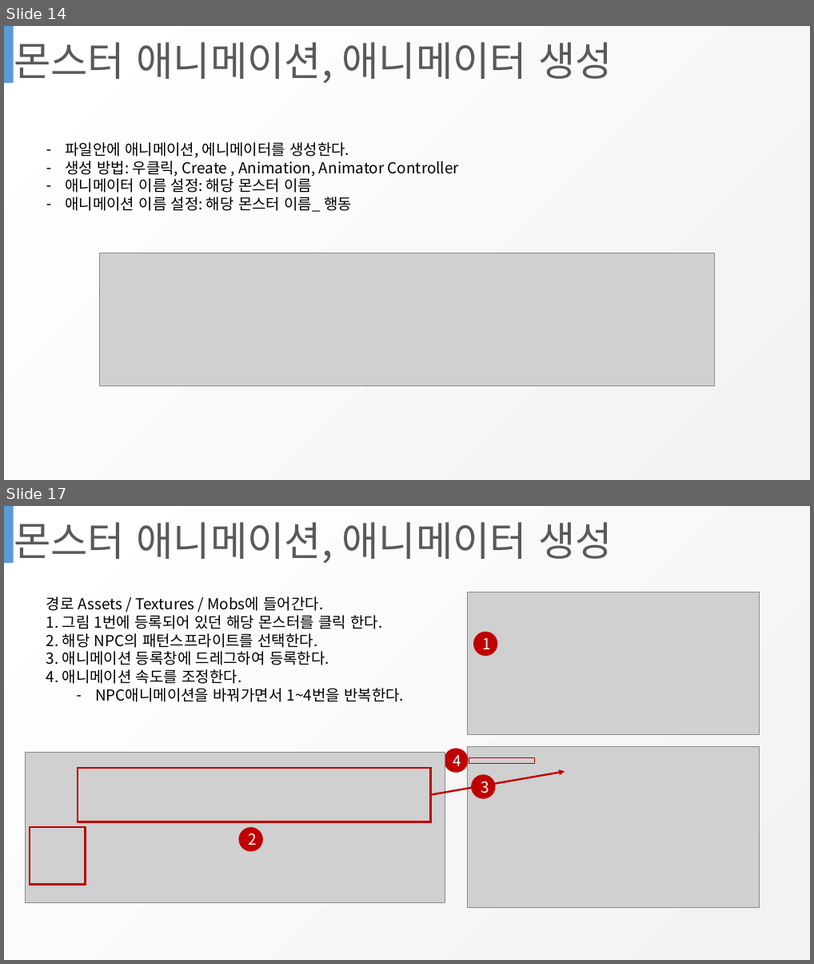
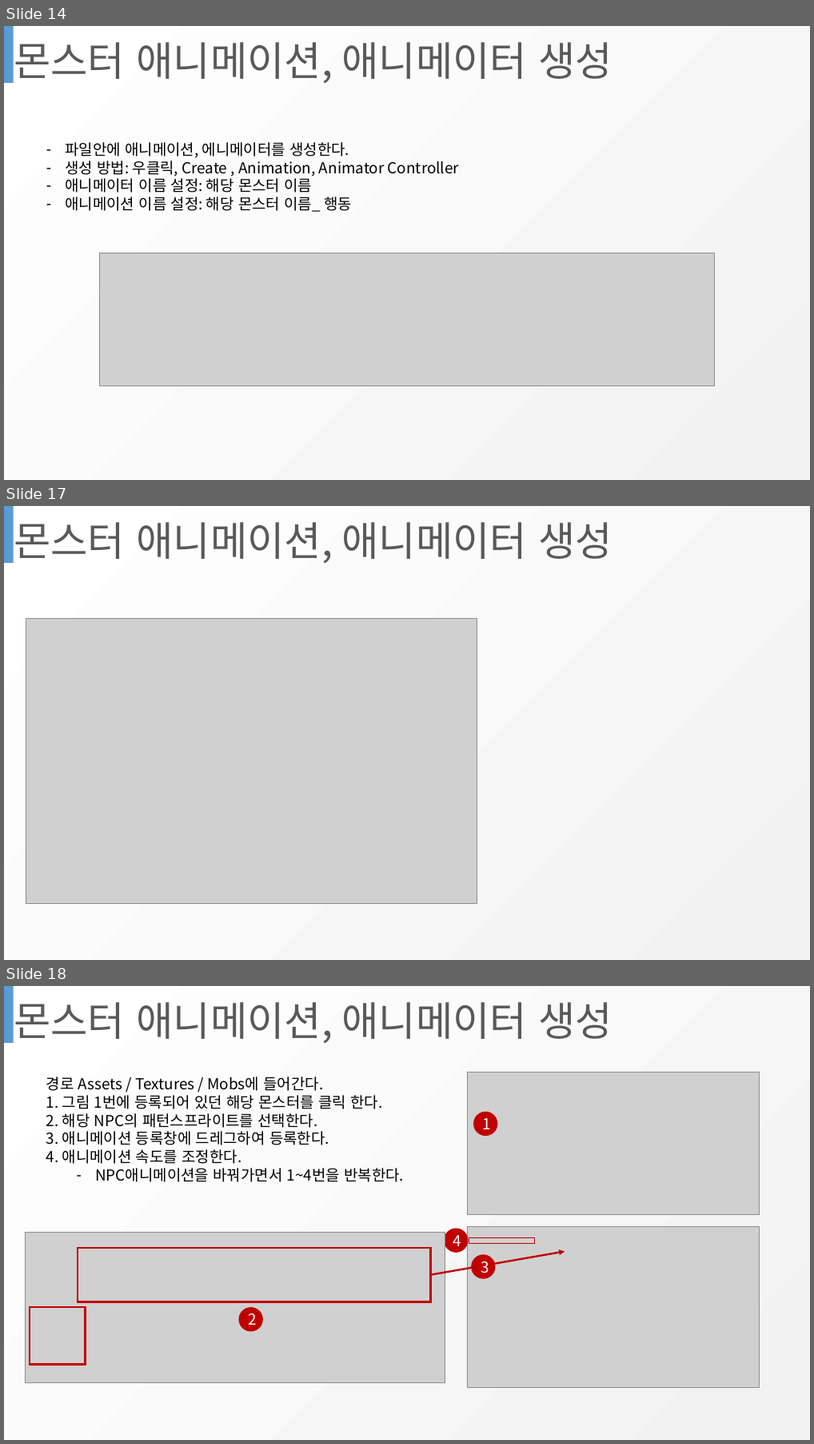
Before and after one commit to WolfPack-1/2D-Side-View-Roguelike, a slide deck: DesignDocs/Design/기획 문서/몬스터생성 메뉴얼.pptx. Shown one above the other, each under a label of ours: slides 14 and 17 before the commit, slides 14, 17 and 18 after it; the slides between them are not shown. The pictures are 814x964 and 814x1444 pixels, drawn with LibreOffice and Linux fonts; fonts in the diff are those of the drawing; grey boxes stand for pictures. Boxes give left, top, right and bottom in pixels: in the first picture for what was removed or moved away, otherwise in the second. Text is boxed around its words. In the diff, an @@ line names an element or a change of style, - is before the commit and + after.

Commit message:
[텐지오] 몬스터생성 메뉴얼
일분 수정

```diff
--- a/DesignDocs/Design/기획 문서/몬스터생성 메뉴얼.pptx
+++ b/DesignDocs/Design/기획 문서/몬스터생성 메뉴얼.pptx
@@ slide 17 added at (4, 506, 810, 960), background gradient #FFFFFF to #F2F2F2; not listed: 1 template element that a slide beside it also shows @@
@@ text added at (14, 522, 613, 563), 48 pt, text #595959 @@
+몬스터 애니메이션, 애니메이터 생성
@@ picture added at (26, 618, 478, 904) @@
@@ what was slide 17 is now slide 18 @@
```
Also in this commit, not shown: 3 slides changed.
